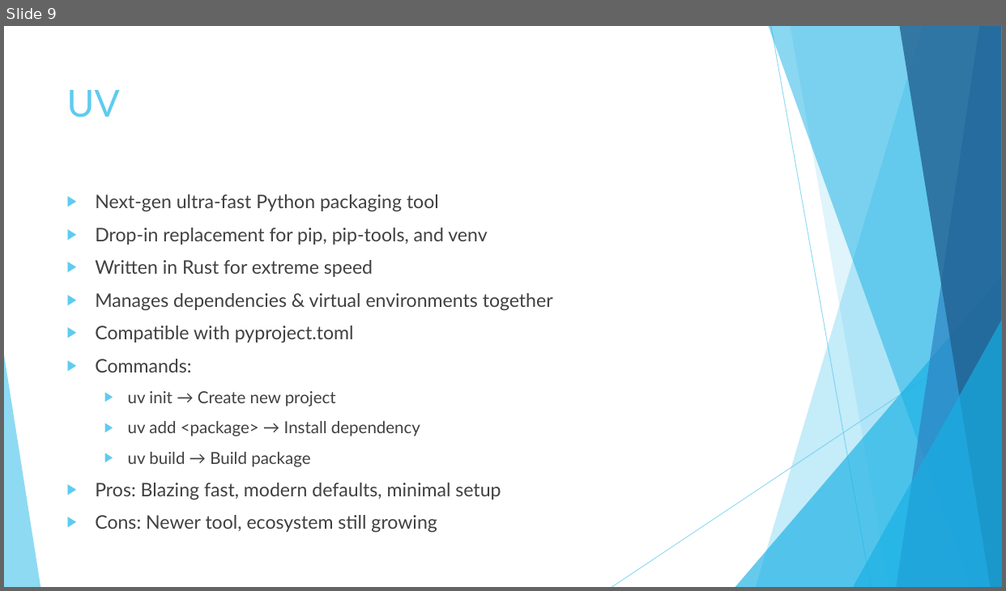
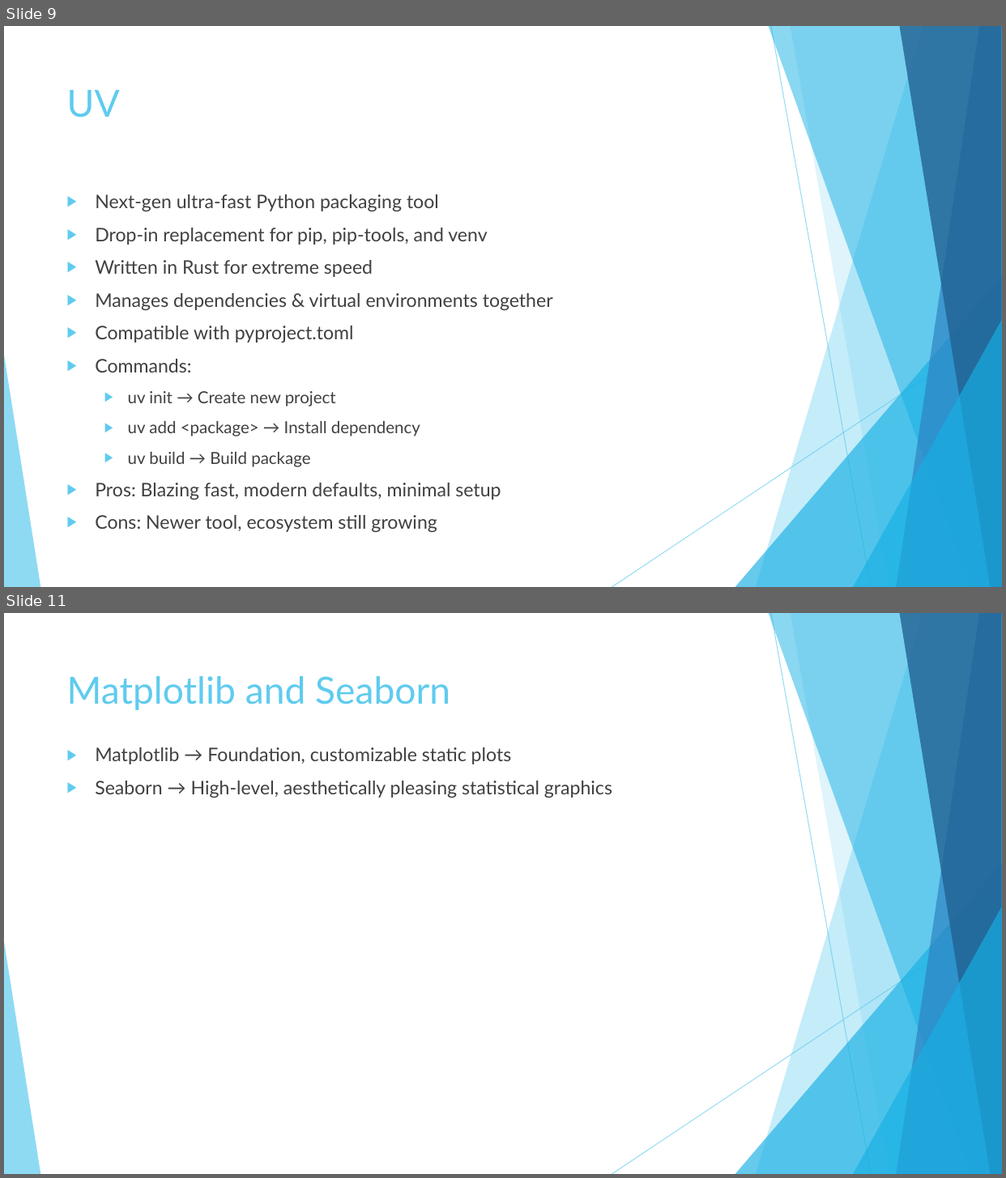
Before and after one commit to mindful-ai/ai-bootcamp-12082025, a slide deck: sapient-ds-master.pptx. Shown one above the other, each under a label of ours: slide 9 before the commit, slides 9 and 11 after it; the slides between them are not shown. The pictures are 1006x591 and 1006x1178 pixels, drawn with LibreOffice and Linux fonts; fonts in the diff are those of the drawing. Boxes give left, top, right and bottom in pixels: in the first picture for what was removed or moved away, otherwise in the second. Text is boxed around its words. In the diff, an @@ line names an element or a change of style, - is before the commit and + after.

```diff
--- a/sapient-ds-master.pptx
+++ b/sapient-ds-master.pptx
@@ slide 11 added at [4, 613, 1002, 1174], background #FFFFFF; not listed: 10 template elements that a slide beside it also shows @@
@@ title added at [67, 676, 450, 710], 36 pt, text #5FCBEF @@
+Matplotlib and Seaborn
@@ text added at [95, 747, 612, 798], 18 pt, text #404040 @@
+▶ Matplotlib → Foundation, customizable static plots
+▶ Seaborn → High-level, aesthetically pleasing statistical graphics
```
Also in this commit, not shown: 3 other slides added, 5 other files.
